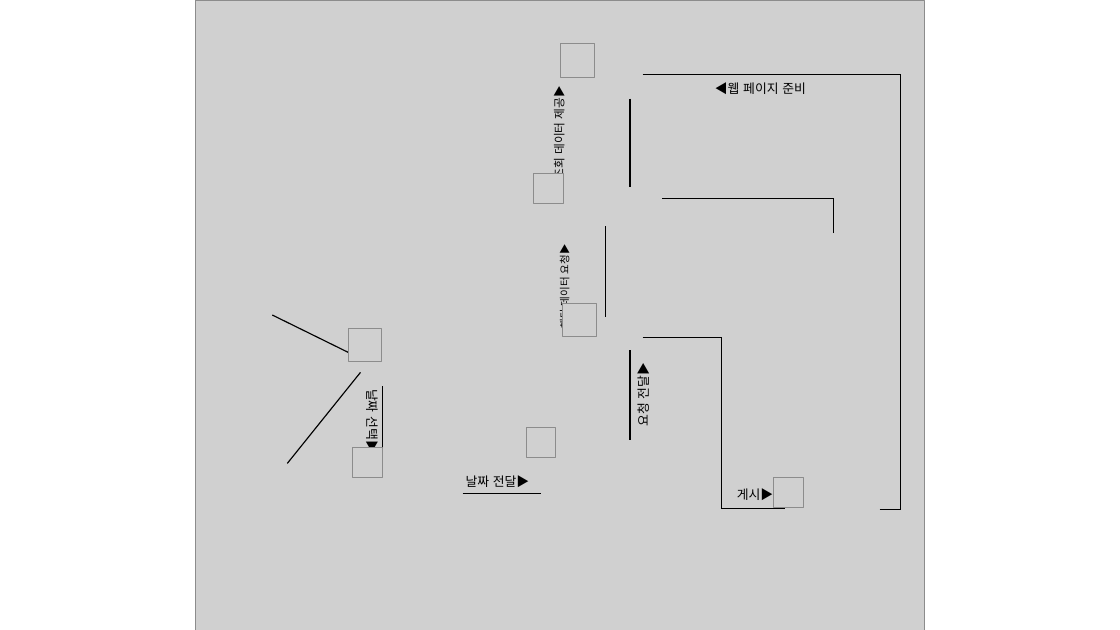
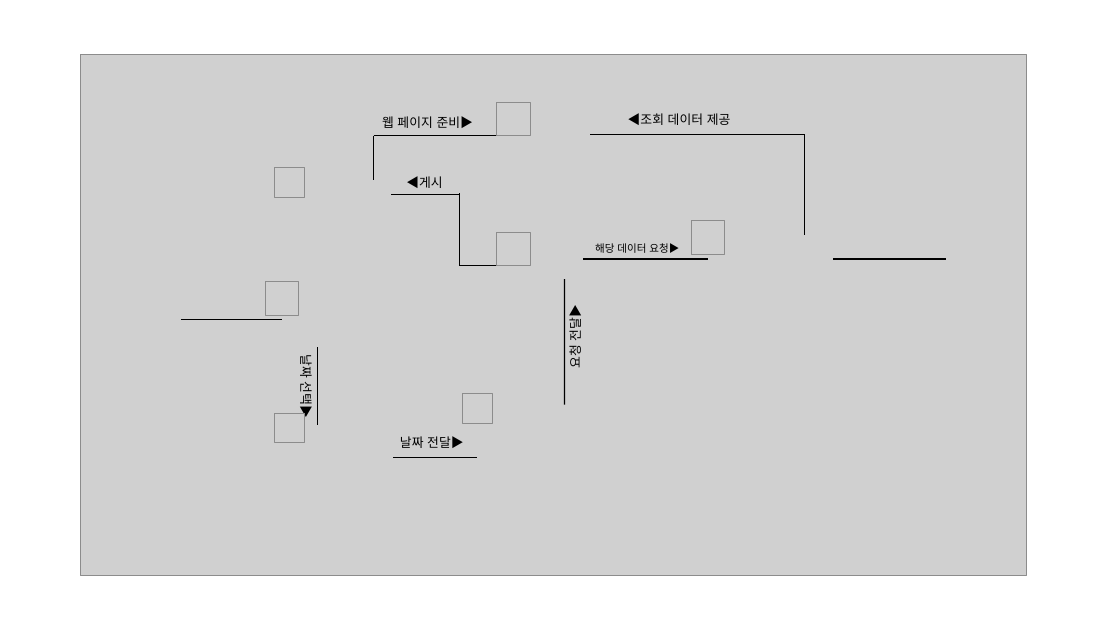
Before and after one commit to hongyaho/Payroll_system, a slide deck: slide 2 of Commuting_and_Working_InformationCheck/res/Domain_Model.pptx. Drawn at 1120x630 pixels with LibreOffice and Linux fonts; fonts in the diff are those of the drawing; grey boxes stand for pictures. Boxes give left, top, right and bottom in pixels: in the first picture for what was removed or moved away, otherwise in the second. Text is boxed around its words. In the diff, an @@ line names an element or a change of style, - is before the commit and + after.

```diff
--- a/Commuting_and_Working_InformationCheck/res/Domain_Model.pptx
+++ b/Commuting_and_Working_InformationCheck/res/Domain_Model.pptx
@@ picture: place and size @@
-picture at box(196, 0, 925, 630)
+picture at box(80, 55, 1026, 576)
@@ text at box(382, 116, 473, 128): text changed @@
-◀웹 페이지 준비
+웹 페이지 준비▶
@@ picture: place and size @@
-picture at box(560, 44, 594, 77)
+picture at box(497, 102, 530, 135)
@@ text "◀조회 데이터 제공" at box(628, 113, 731, 125): rotation 270 to 0 degrees @@
@@ text at box(628, 113, 731, 125): text changed; size 10 to 11 pt @@
-조회 데이터 제공▶
+◀조회 데이터 제공
@@ line moved from (643, 75) - (901, 75) to (374, 135) - (513, 135) @@
@@ line moved from (901, 75) - (901, 509) to (374, 135) - (374, 181) @@
@@ line added from (805, 135) to (590, 135), #000000 1 pt @@
@@ line moved from (630, 99) - (630, 187) to (805, 134) - (805, 235) @@
@@ picture: place and size @@
-picture at box(774, 477, 804, 507)
+picture at box(275, 167, 305, 197)
@@ text at box(406, 176, 442, 188): text changed @@
-게시▶
+◀게시
@@ group removed at box(382, 174, 901, 509): 3 lines, 1 picture @@
@@ line moved from (722, 338) - (722, 509) to (460, 194) - (391, 194) @@
@@ line moved from (630, 350) - (630, 439) to (460, 193) - (460, 266) @@
@@ picture: place and size @@
-picture at box(563, 303, 597, 337)
+picture at box(497, 232, 530, 266)
@@ text "해당 데이터 요청▶": place and size @@
-text "해당 데이터 요청▶" at box(556, 247, 571, 328)
+text "해당 데이터 요청▶" at box(595, 243, 679, 253)
@@ text "해당 데이터 요청▶" at box(595, 243, 679, 253): rotation 270 to 0 degrees @@
@@ picture added at box(691, 221, 725, 255) @@
@@ line moved from (643, 338) - (722, 338) to (460, 266) - (513, 266) @@
@@ text "요청 전달▶": place and size @@
-text "요청 전달▶" at box(633, 366, 652, 425)
+text "요청 전달▶" at box(566, 308, 585, 367)
@@ line moved from (834, 233) - (834, 198) to (708, 259) - (583, 259) @@
@@ line moved from (834, 198) - (662, 198) to (946, 259) - (833, 259) @@
@@ picture: place and size @@
-picture at box(348, 329, 381, 362)
+picture at box(266, 281, 299, 315)
@@ line moved from (606, 226) - (606, 317) to (565, 279) - (565, 405) @@
@@ line moved from (272, 315) - (360, 359) to (181, 320) - (282, 320) @@
@@ text "날짜 선택▶": place and size @@
-text "날짜 선택▶" at box(364, 391, 383, 452)
+text "날짜 선택▶" at box(298, 356, 317, 417)
@@ line moved from (287, 464) - (360, 372) to (318, 424) - (318, 348) @@
@@ picture: place and size @@
-picture at box(352, 448, 382, 478)
+picture at box(275, 413, 305, 444)
@@ picture: place and size @@
-picture at box(526, 428, 556, 458)
+picture at box(463, 393, 493, 423)
@@ text "날짜 전달▶": place and size @@
-text "날짜 전달▶" at box(466, 475, 530, 487)
+text "날짜 전달▶" at box(400, 436, 464, 448)
@@ line moved from (463, 494) - (541, 494) to (393, 458) - (477, 458) @@
```
Also in this commit, not shown: 1 other slide changed, 6 other files.
